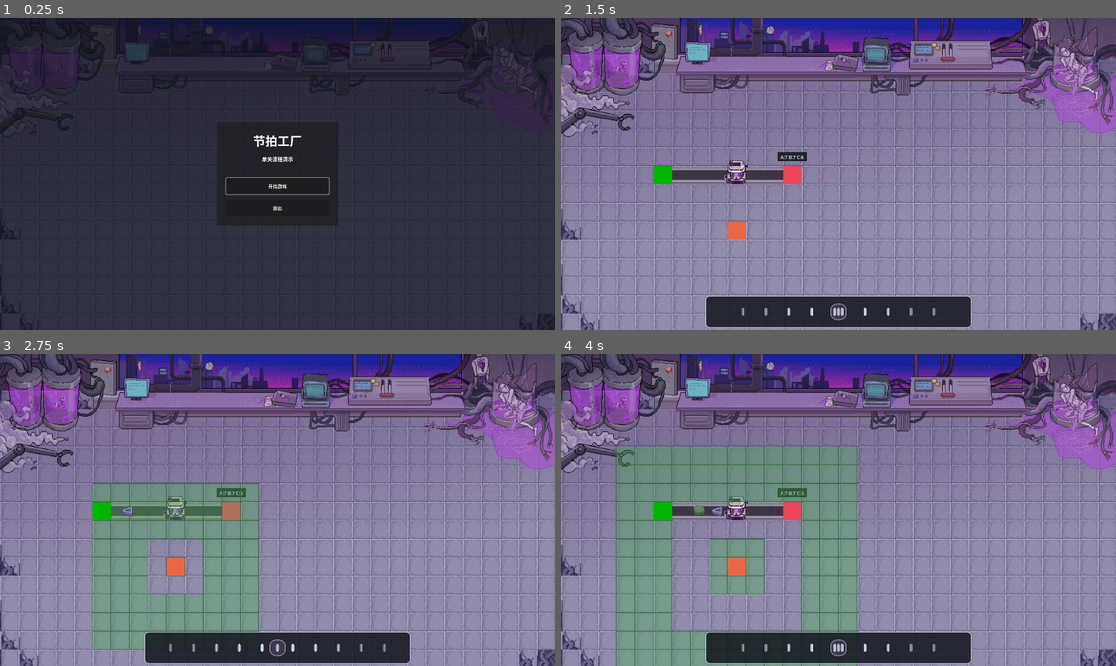
Above: before the commit, frames 1-4 (two rows, left to right).
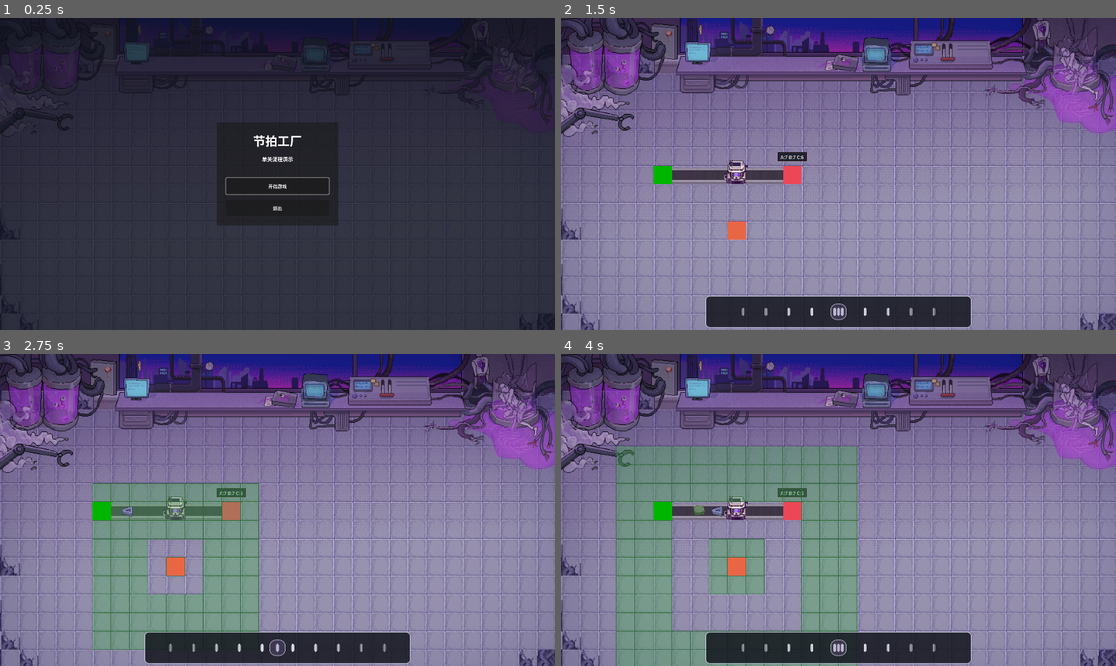
Above: after the commit, the same moments.

Repository: vic328005/NewProject1
Game: Godot game, scene res://scenes/main.tscn
Same seed, same stepped clock (60 frames per second), same inputs: the game is played once before the commit and once after it.
Inputs:
- Up to frame 1 (0.25 s): no input
- Up to frame 2 (1.5 s): click "开始游戏" at 0.5 s; tap Enter at 1.25 s
- Up to frame 3 (2.75 s): tap Space at 1.52, 2, 2.27 s
- Up to frame 4 (4 s): tap Enter at 3.5 s; tap Space at 3.77 s

The runs differ from the first frame. In frame 2, 3.9% of the frame differs, in the area x 0-100%, y 0-90%; in frame 3, 3.9%; in frame 4, 3.9%.

Commit message:
重构传送带流向配置并更新关卡资源

Diff:
--- a/levels/level03.json
+++ b/levels/level03.json
@@ -37,8 +37,8 @@
       "x": 6,
       "y": 8,
       "belt": {
-        "facing": "RIGHT",
-        "turn_mode": "STRAIGHT",
+        "input_direction": "RIGHT",
+        "output_direction": "RIGHT",
         "beat_interval": 2
       }
     },
@@ -46,8 +46,8 @@
       "x": 7,
       "y": 8,
       "belt": {
-        "facing": "RIGHT",
-        "turn_mode": "STRAIGHT",
+        "input_direction": "RIGHT",
+        "output_direction": "RIGHT",
         "beat_interval": 2
       }
     },
@@ -55,8 +55,8 @@
       "x": 8,
       "y": 8,
       "belt": {
-        "facing": "RIGHT",
-        "turn_mode": "STRAIGHT",
+        "input_direction": "RIGHT",
+        "output_direction": "RIGHT",
         "beat_interval": 2
       }
     },
@@ -71,8 +71,8 @@
       "x": 10,
       "y": 8,
       "belt": {
-        "facing": "RIGHT",
-        "turn_mode": "STRAIGHT",
+        "input_direction": "RIGHT",
+        "output_direction": "RIGHT",
         "beat_interval": 2
       }
     },
@@ -80,8 +80,8 @@
       "x": 11,
       "y": 8,
       "belt": {
-        "facing": "RIGHT",
-        "turn_mode": "STRAIGHT",
+        "input_direction": "RIGHT",
+        "output_direction": "RIGHT",
         "beat_interval": 2
       }
     },
--- a/scripts/belt.gd
+++ b/scripts/belt.gd
@@ -1,30 +1,34 @@
 extends Machine
 class_name Belt
 
-enum TurnMode {
-	STRAIGHT,
-	LEFT,
-	RIGHT,
-}
-
-var facing: Direction.Value = Direction.Value.RIGHT:
+# 传送带现在直接用“流入方向 -> 流出方向”描述自身形态。
+# 直线带满足 input_direction == output_direction，
+# 转弯带则要求两个方向垂直；关卡校验层会拦住 U 形回头配置。
+var input_direction: Direction.Value = Direction.Value.RIGHT:
 	set(value):
-		facing = value
+		input_direction = value
 		_update_sprite_visual()
 
-var turn_mode: TurnMode = TurnMode.STRAIGHT:
+# output_direction 既决定物体下一拍要去的目标格，
+# 也决定直线传送带该播放哪一组方向动画。
+var output_direction: Direction.Value = Direction.Value.RIGHT:
 	set(value):
-		turn_mode = value
+		output_direction = value
 		_update_sprite_visual()
 
+# 节拍间隔只影响“这一拍能不能运输”，
+# 不再参与任何 Belt 视觉分支。
 var beat_interval: int = 2:
 	set(value):
 		beat_interval = clampi(value, 1, 2)
 		_update_sprite_visual()
 
+# Belt 场景里真正负责播放资源的是子节点 AnimatedSprite2D。
 var _animated_sprite: AnimatedSprite2D
 
 
+# 进入场景树时先同步一次视觉，
+# 避免关卡加载后第一帧仍停在默认动画名上。
 func _ready() -> void:
 	_update_sprite_visual()
 	super._ready()
@@ -34,12 +38,14 @@
 	super._exit_tree()
 
 
+# Belt 仍然沿用“整拍触发”的运输规则。
 func should_trigger_on_beat(beat_index: int) -> bool:
 	return beat_index > 0 and beat_index % beat_interval == 0
 
 
+# 目标格永远是当前格沿 output_direction 前进一格。
 func get_target_cell() -> Vector2i:
-	return _registered_cell + Direction.to_vector2i(_get_output_direction())
+	return _registered_cell + Direction.to_vector2i(output_direction)
 
 
 func output(_beat_index: int) -> Dictionary:
@@ -52,8 +58,23 @@
 	return "reject"
 
 
-func transport(_item: Item, beat_index: int) -> Dictionary:
+# Belt 的严格入口规则在 transport 阶段判定：
+# 1. 本拍未到触发时机则阻塞。
+# 2. Item 无效或没有流动方向状态则阻塞。
+# 3. 只有 item.flow_direction 与 belt.input_direction 一致时才允许运输。
+# 成功运输后，会把 Item 下一格的流动方向写成 output_direction。
+func transport(item: Item, beat_index: int) -> Dictionary:
 	if not should_trigger_on_beat(beat_index):
+		return {
+			"action": "block",
+		}
+
+	if item == null or not is_instance_valid(item):
+		return {
+			"action": "block",
+		}
+
+	if not item.has_flow_direction() or item.get_flow_direction() != input_direction:
 		return {
 			"action": "block",
 		}
@@ -61,6 +82,7 @@
 	return {
 		"action": "move",
 		"target_cell": get_target_cell(),
+		"flow_direction": output_direction,
 	}
 
 
@@ -68,16 +90,8 @@
 	pass
 
 
-func _get_output_direction() -> Direction.Value:
-	match turn_mode:
-		TurnMode.LEFT:
-			return Direction.rotate_left(facing)
-		TurnMode.RIGHT:
-			return Direction.rotate_right(facing)
-		_:
-			return facing
-
-
+# 根据当前输入/输出方向切换动画。
+# 这里不做 rotation / flip，动画名本身就是唯一真相。
 func _update_sprite_visual() -> void:
 	if _animated_sprite == null:
 		_animated_sprite = get_node_or_null(^"Sprite2D/AnimatedSprite2D") as AnimatedSprite2D
@@ -90,7 +104,7 @@
 		_animated_sprite.play(target_animation)
 		return
 
-	if turn_mode == TurnMode.STRAIGHT:
+	if input_direction == output_direction:
 		if not _animated_sprite.is_playing():
 			_animated_sprite.play()
 		return
@@ -99,15 +113,17 @@
 		_animated_sprite.play()
 
 
+# 直线与转弯走两套不同命名规则，先在这里做分发。
 func _get_animation_name() -> StringName:
-	if turn_mode == TurnMode.STRAIGHT:
+	if input_direction == output_direction:
 		return _get_straight_animation_name()
 
 	return _get_turn_animation_name()
 
 
+# 直线传送带直接按流出方向选择 up/right/down/left。
 func _get_straight_animation_name() -> StringName:
-	match facing:
+	match output_direction:
 		Direction.Value.UP:
 			return &"up"
 		Direction.Value.RIGHT:
@@ -118,13 +134,18 @@
 			return &"left"
 
 
+# 转弯动画的资源命名约定：
+# 1. input -> output 若是右转，使用 turn2；否则使用 turn1。
+# 2. up/down 后缀继续沿用当前美术资源分组：
+#    input 为 UP / RIGHT 时落到 *-up，
+#    input 为 DOWN / LEFT 时落到 *-down。
 func _get_turn_animation_name() -> StringName:
 	var prefix: String = "turn1"
-	if turn_mode == TurnMode.RIGHT:
+	if output_direction == Direction.rotate_right(input_direction):
 		prefix = "turn2"
 
 	var suffix: String = "up"
-	if facing == Direction.Value.DOWN or facing == Direction.Value.LEFT:
+	if input_direction == Direction.Value.DOWN or input_direction == Direction.Value.LEFT:
 		suffix = "down"
 
 	return StringName("%s-%s" % [prefix, suffix])
--- a/scripts/direction.gd
+++ b/scripts/direction.gd
@@ -31,6 +31,18 @@
 	return wrapi(int(direction) + 1, 0, 4) as Value
 
 
+static func opposite(direction: Value) -> Value:
+	return wrapi(int(direction) + 2, 0, 4) as Value
+
+
+static func is_opposite(a: Value, b: Value) -> bool:
+	return opposite(a) == b
+
+
+static func is_perpendicular(a: Value, b: Value) -> bool:
+	return a != b and not is_opposite(a, b)
+
+
 static func from_name(name: String) -> Value:
 	var normalized_name: String = name.strip_edges().to_upper()
 	match normalized_name:
--- a/scripts/item.gd
+++ b/scripts/item.gd
@@ -66,6 +66,10 @@
 # 最近一次参与结算的拍点编号。
 # 目前主要由 WorldSimulation 写入，给后续扩展保留状态。
 var last_resolved_beat: int = -1
+# 当前物体流入所在格子的方向。
+# 只有运输链路相关逻辑会读取它，未初始化时视为无方向状态。
+var _flow_direction: Direction.Value = Direction.Value.RIGHT
+var _has_flow_direction: bool = false
 # 精灵节点引用，用于刷新外观。
 @onready var _sprite: Sprite2D = $Sprite2D
 
@@ -110,6 +114,23 @@
 	last_resolved_beat = beat_index
 
 
+func has_flow_direction() -> bool:
+	return _has_flow_direction
+
+
+func get_flow_direction() -> Direction.Value:
+	return _flow_direction
+
+
+func set_flow_direction(direction: Direction.Value) -> void:
+	_flow_direction = direction
+	_has_flow_direction = true
+
+
+func clear_flow_direction() -> void:
+	_has_flow_direction = false
+
+
 # 直接把物体放到指定世界和格子。
 # 常用于初始生成、关卡加载或机器出料后的落位。
 # 这个方法会立即更新占格，并把节点对齐到格子中心。
@@ -139,7 +160,7 @@
 
 # 把物体从机器内部释放到指定格子。
 # 只有目标格为空时才会成功；成功后会重新登记占格并播放移动动画。
-func deploy_from_machine(target_cell: Vector2i) -> bool:
+func deploy_from_machine(target_cell: Vector2i, flow_direction: Direction.Value) -> bool:
 	if _world == null:
 		return false
 
@@ -150,6 +171,7 @@
 	_registered_cell = target_cell
 	_world.item_layer.set_cell(target_cell, self)
 	_is_registered_to_layer = true
+	set_flow_direction(flow_direction)
 	var target_global_position: Vector2 = _world.to_global(_world.cell_to_world(target_cell))
 	_start_move_to_global_position(target_global_position)
 	return true
@@ -168,13 +190,14 @@
 
 # 并行移动阶段的后半段。
 # 在所有成功移动都确认后，再统一把物体登记到目标格并播放动画。
-func complete_parallel_move(target_cell: Vector2i) -> void:
+func complete_parallel_move(target_cell: Vector2i, flow_direction: Direction.Value) -> void:
 	if _world == null:
 		return
 
 	_registered_cell = target_cell
 	_world.item_layer.set_cell(target_cell, self)
 	_is_registered_to_layer = true
+	set_flow_direction(flow_direction)
 	var target_global_position: Vector2 = _world.to_global(_world.cell_to_world(target_cell))
 	_start_move_to_global_position(target_global_position)
 
--- a/scripts/level_data.gd
+++ b/scripts/level_data.gd
@@ -8,7 +8,7 @@
 	"cells",
 ]
 const CELL_KEYS := ["x", "y", "belt", "item", "producer", "recycler", "signal_tower", "press_machine", "packer"]
-const BELT_KEYS := ["facing", "turn_mode", "beat_interval"]
+const BELT_KEYS := ["input_direction", "output_direction", "beat_interval"]
 const ITEM_KEYS := ["kind", "type"]
 const PRODUCER_KEYS := ["facing", "beat_interval", "production_sequence"]
 const RECYCLER_KEYS := ["targets"]
@@ -16,7 +16,6 @@
 const SIGNAL_TOWER_KEYS: Array = ["max_steps"]
 const PRESS_MACHINE_KEYS := ["facing", "cargo_type", "beat_interval"]
 const PACKER_KEYS := ["facing"]
-const BELT_TURN_MODE_VALUES := ["STRAIGHT", "LEFT", "RIGHT"]
 const CARGO_TYPE_VALUES: Array[String] = CargoType.VALUES
 const ITEM_KIND_VALUES := ["CARGO", "PRODUCT"]
 
@@ -234,31 +233,39 @@
 	if not _ensure_allowed_keys(raw_belt, BELT_KEYS, belt_label, source_label):
 		return null
 
-	if not _has_non_empty_string(raw_belt, "facing"):
-		return _validation_error(source_label, "%s.facing must be a non-empty string" % belt_label)
-
-	if not _has_non_empty_string(raw_belt, "turn_mode"):
-		return _validation_error(source_label, "%s.turn_mode must be a non-empty string" % belt_label)
+	if not _has_non_empty_string(raw_belt, "input_direction"):
+		return _validation_error(source_label, "%s.input_direction must be a non-empty string" % belt_label)
+
+	if not _has_non_empty_string(raw_belt, "output_direction"):
+		return _validation_error(source_label, "%s.output_direction must be a non-empty string" % belt_label)
 
 	if not _has_positive_integer_number(raw_belt, "beat_interval"):
 		return _validation_error(source_label, "%s.beat_interval must be a positive integer" % belt_label)
 
-	var facing: String = String(raw_belt["facing"])
-	var turn_mode: String = String(raw_belt["turn_mode"])
+	var input_direction: String = String(raw_belt["input_direction"]).strip_edges().to_upper()
+	var output_direction: String = String(raw_belt["output_direction"]).strip_edges().to_upper()
 	var beat_interval: int = int(raw_belt["beat_interval"])
 
-	if not Direction.is_valid_name(facing):
-		return _validation_error(source_label, "%s.facing must be one of %s" % [belt_label, Direction.NAMES])
-
-	if not BELT_TURN_MODE_VALUES.has(turn_mode):
-		return _validation_error(source_label, "%s.turn_mode must be one of %s" % [belt_label, BELT_TURN_MODE_VALUES])
+	if not Direction.is_valid_name(input_direction):
+		return _validation_error(source_label, "%s.input_direction must be one of %s" % [belt_label, Direction.NAMES])
+
+	if not Direction.is_valid_name(output_direction):
+		return _validation_error(source_label, "%s.output_direction must be one of %s" % [belt_label, Direction.NAMES])
 
 	if beat_interval != 1 and beat_interval != 2:
 		return _validation_error(source_label, "%s.beat_interval must be 1 or 2" % belt_label)
 
-	return {
-		"facing": facing,
-		"turn_mode": turn_mode,
+	var normalized_input_direction: Direction.Value = Direction.from_name(input_direction)
+	var normalized_output_direction: Direction.Value = Direction.from_name(output_direction)
+	if Direction.is_opposite(normalized_input_direction, normalized_output_direction):
+		return _validation_error(source_label, "%s cannot use opposite input/output directions" % belt_label)
+
+	if normalized_input_direction != normalized_output_direction and not Direction.is_perpendicular(normalized_input_direction, normalized_output_direction):
+		return _validation_error(source_label, "%s must use matching or perpendicular input/output directions" % belt_label)
+
+	return {
+		"input_direction": input_direction,
+		"output_direction": output_direction,
 		"beat_interval": beat_interval,
 	}
 
--- a/scripts/level_loader.gd
+++ b/scripts/level_loader.gd
@@ -35,9 +35,11 @@
 
 	for cell_data in level_data.cells:
 		var cell: Vector2i = Vector2i(int(cell_data["x"]), int(cell_data["y"]))
+		var belt_data: Dictionary = {}
+		if cell_data.has("belt"):
+			belt_data = Dictionary(cell_data["belt"])
 
 		if cell_data.has("belt"):
-			var belt_data: Dictionary = Dictionary(cell_data["belt"])
 			var belt: Belt = _create_belt(cell, belt_data, world)
 			world.add_level_content(belt)
 
@@ -68,7 +70,12 @@
 
 		if cell_data.has("item"):
 			var item_data: Dictionary = Dictionary(cell_data["item"])
-			var item: Item = _create_item(cell, item_data, world)
+			var has_initial_flow_direction: bool = false
+			var initial_flow_direction: Direction.Value = Direction.Value.RIGHT
+			if not belt_data.is_empty():
+				has_initial_flow_direction = true
+				initial_flow_direction = Direction.from_name(String(belt_data["input_direction"]))
+			var item: Item = _create_item(cell, item_data, world, has_initial_flow_direction, initial_flow_direction)
 			world.add_level_content(item)
 
 	return true
@@ -77,16 +84,24 @@
 func _create_belt(cell: Vector2i, belt_data: Dictionary, world: World) -> Belt:
 	var belt: Belt = BELT_SCENE.instantiate() as Belt
 	belt.position = world.cell_to_world(cell)
-	belt.facing = Direction.from_name(String(belt_data["facing"]))
-	belt.turn_mode = _to_belt_turn_mode(String(belt_data["turn_mode"]))
+	belt.input_direction = Direction.from_name(String(belt_data["input_direction"]))
+	belt.output_direction = Direction.from_name(String(belt_data["output_direction"]))
 	belt.beat_interval = int(belt_data["beat_interval"])
 	return belt
 
 
-func _create_item(cell: Vector2i, item_data: Dictionary, world: World) -> Item:
+func _create_item(
+	cell: Vector2i,
+	item_data: Dictionary,
+	world: World,
+	has_initial_flow_direction: bool = false,
+	initial_flow_direction: Direction.Value = Direction.Value.RIGHT
+) -> Item:
 	var item: Item = ITEM_SCENE.instantiate() as Item
 	item.item_kind = _to_item_kind(String(item_data["kind"]))
 	item.item_type = String(item_data["type"])
+	if has_initial_flow_direction:
+		item.set_flow_direction(initial_flow_direction)
 	item.place_at_cell(world, cell)
 	return item
 
@@ -130,17 +145,6 @@
 	packer.facing = Direction.from_name(String(packer_data["facing"]))
 	return packer
 
-
-func _to_belt_turn_mode(turn_mode_name: String) -> Belt.TurnMode:
-	match turn_mode_name:
-		"LEFT":
-			return Belt.TurnMode.LEFT
-		"RIGHT":
-			return Belt.TurnMode.RIGHT
-		_:
-			return Belt.TurnMode.STRAIGHT
-
-
 func _to_item_kind(kind_name: String) -> Item.Kind:
 	match kind_name:
 		"PRODUCT":
--- a/scripts/packer.gd
+++ b/scripts/packer.gd
@@ -50,6 +50,7 @@
 		"target_cell": get_target_cell(),
 		"item_type": _pending_output_item_type,
 		"item_kind": Item.Kind.PRODUCT,
+		"flow_direction": facing,
 		"on_success": Callable(self, "_commit_output_success"),
 	}
 
@@ -89,6 +90,7 @@
 	return {
 		"action": "move",
 		"target_cell": get_target_cell(),
+		"flow_direction": facing,
 	}
 
 
--- a/scripts/press_machine.gd
+++ b/scripts/press_machine.gd
@@ -70,6 +70,7 @@
 		"action": "release",
 		"target_cell": get_target_cell(),
 		"item": _pressed_item,
+		"flow_direction": facing,
 		"on_success": Callable(self, "clear_pressed_item"),
 	}
 
@@ -110,6 +111,7 @@
 	return {
 		"action": "move",
 		"target_cell": get_target_cell(),
+		"flow_direction": facing,
 	}
 
 
--- a/scripts/producer.gd
+++ b/scripts/producer.gd
@@ -51,6 +51,7 @@
 		"target_cell": get_target_cell(),
 		"item_type": _pending_output_cargo_type,
 		"item_kind": Item.Kind.CARGO,
+		"flow_direction": facing,
 		"on_success": Callable(self, "_commit_output_success"),
 	}
 
--- a/scripts/world.gd
+++ b/scripts/world.gd
@@ -120,13 +120,14 @@
 
 
 # 在指定格子生成运输物实例，失败时返回 null。
-func spawn_item(cell: Vector2i, item_type: String, item_kind: Item.Kind) -> Item:
+func spawn_item(cell: Vector2i, item_type: String, item_kind: Item.Kind, flow_direction: Direction.Value) -> Item:
 	if item_layer.has_cell(cell):
 		return null
 
 	var item: Item = ITEM_SCENE.instantiate() as Item
 	item.item_type = item_type
 	item.item_kind = item_kind
+	item.set_flow_direction(flow_direction)
 	item.place_at_cell(self, cell)
 	add_level_content(item)
 	return item
--- a/scripts/world/world_simulation.gd
+++ b/scripts/world/world_simulation.gd
@@ -149,6 +149,7 @@
 		if transport_action == TRANSPORT_ACTION_MOVE:
 			result["action"] = ITEM_RESULT_MOVE
 			result["target_cell"] = transport_result["target_cell"]
+			result["flow_direction"] = transport_result["flow_direction"]
 
 		item_results[item] = result
 
@@ -227,6 +228,7 @@
 			successful_moves.append({
 				"item": item,
 				"target_cell": result["target_cell"],
+				"flow_direction": result["flow_direction"],
 			})
 			continue
 
@@ -246,7 +248,8 @@
 			continue
 
 		var target_cell: Vector2i = move_result["target_cell"]
-		item.complete_parallel_move(target_cell)
+		var flow_direction: Direction.Value = move_result["flow_direction"]
+		item.complete_parallel_move(target_cell, flow_direction)
 		item.mark_resolved_on_beat(beat_index)
 
 
@@ -266,10 +269,12 @@
 
 		var action: String = String(output_intent["action"])
 		if action == OUTPUT_ACTION_SPAWN:
+			var spawned_flow_direction: Direction.Value = output_intent["flow_direction"]
 			var spawned_item: Item = _world.spawn_item(
 				target_cell,
 				String(output_intent["item_type"]),
-				output_intent["item_kind"]
+				output_intent["item_kind"],
+				spawned_flow_direction
 			)
 			if spawned_item == null:
 				continue
@@ -283,7 +288,8 @@
 			if released_item == null or not is_instance_valid(released_item):
 				continue
 
-			if not released_item.deploy_from_machine(target_cell):
+			var released_flow_direction: Direction.Value = output_intent["flow_direction"]
+			if not released_item.deploy_from_machine(target_cell, released_flow_direction):
 				continue
 
 			released_item.mark_resolved_on_beat(beat_index)
Binary file changed: assets/images/background.png
